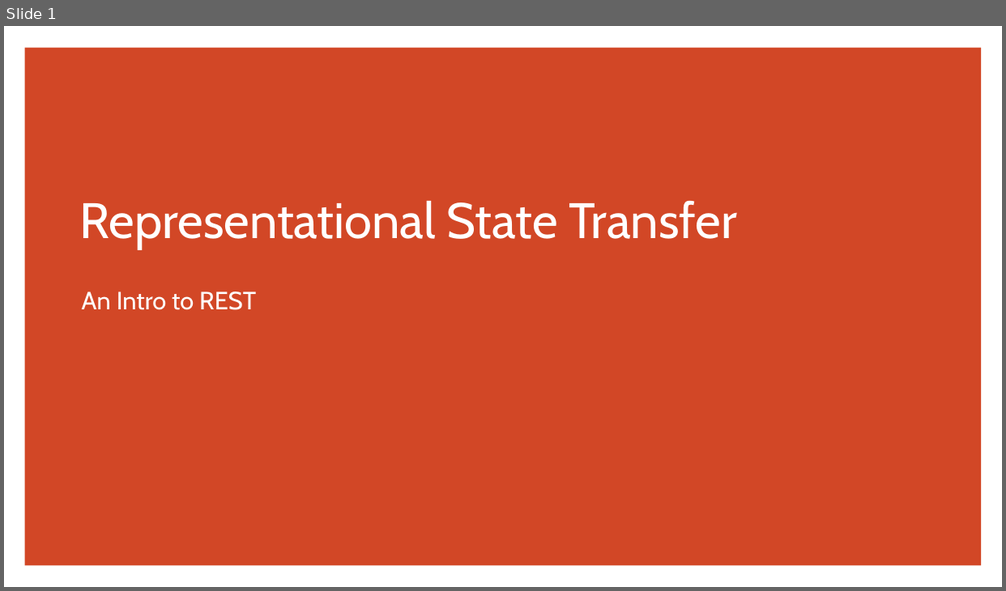
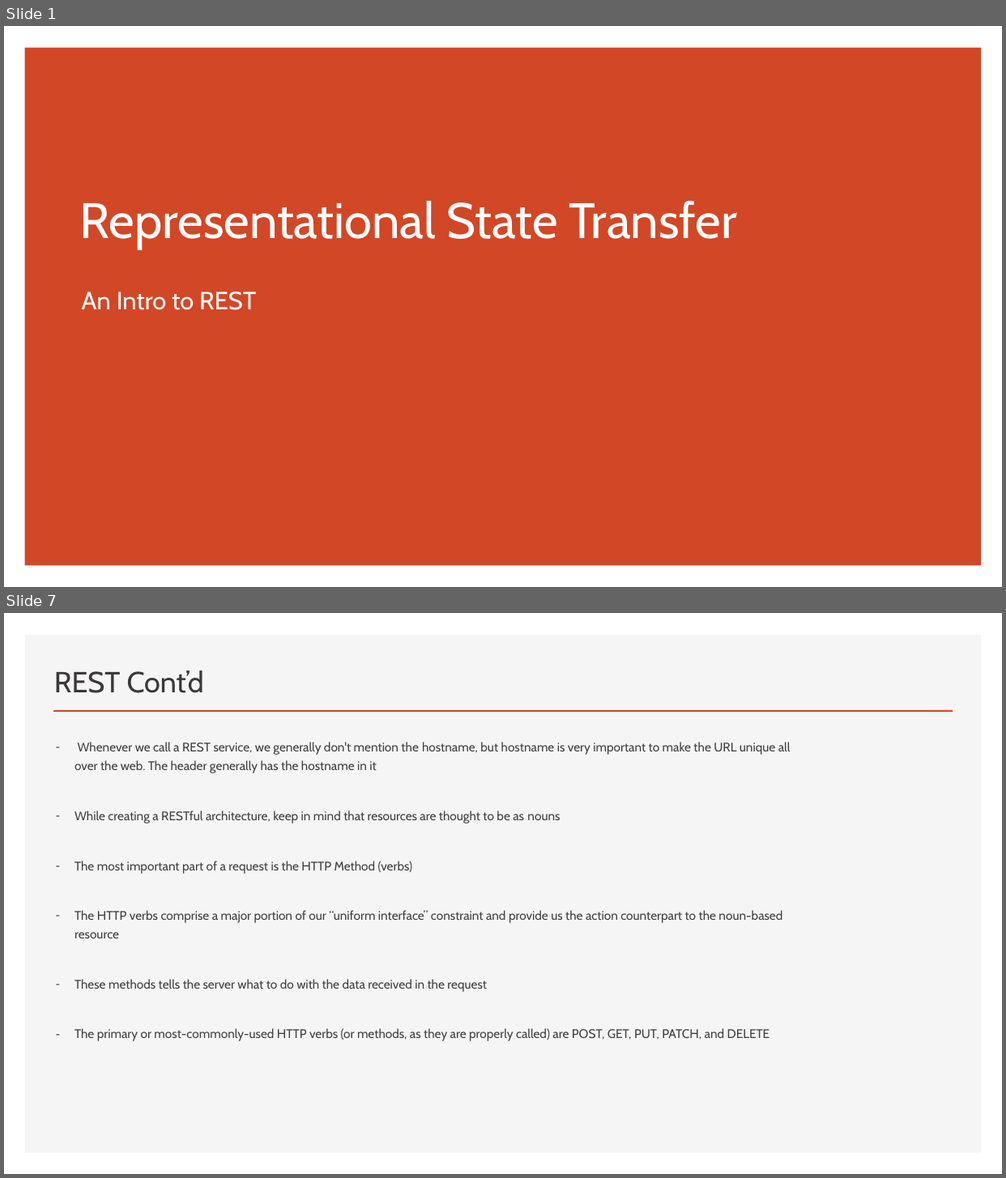
Before and after one commit to erniephillips/erniephillips.github.io, a slide deck: restful-api-presentations/phillips-presentation-week-1.pptx. Shown one above the other, each under a label of ours: slide 1 before the commit, slides 1 and 7 after it; the slides between them are not shown. The pictures are 1006x591 and 1006x1178 pixels, drawn with LibreOffice and Linux fonts; fonts in the diff are those of the drawing. Boxes give left, top, right and bottom in pixels: in the first picture for what was removed or moved away, otherwise in the second. Text is boxed around its words. In the diff, an @@ line names an element or a change of style, - is before the commit and + after.

```diff
--- a/restful-api-presentations/phillips-presentation-week-1.pptx
+++ b/restful-api-presentations/phillips-presentation-week-1.pptx
@@ slide 7 added at [4,613,1002,1174], background #FFFFFF @@
@@ rectangle added at [25,635,982,1153], fill #F5F5F5 @@
@@ title added at [54,671,204,693], 28 pt, text #3B3838 @@
+REST Cont’d
@@ line added from (53, 711) to (953, 711), #D24726 2 pt @@
@@ text added at [74,742,791,1041], 12 pt, text #404040 @@
+– Whenever we call a REST service, we generally don't mention the hostname, but hostname is very important to make the URL unique all over the web. The header generally has the hostname in it
+– While creating a RESTful architecture, keep in mind that resources are thought to be as nouns
+– The most important part of a request is the HTTP Method (verbs)
+– The HTTP verbs comprise a major portion of our “uniform interface” constraint and provide us the action counterpart to the noun-based resource
+– These methods tells the server what to do with the data received in the request
+– The primary or most-commonly-used HTTP verbs (or methods, as they are properly called) are POST, GET, PUT, PATCH, and DELETE
```
Also in this commit, not shown: 3 slides changed, 5 other slides added.
